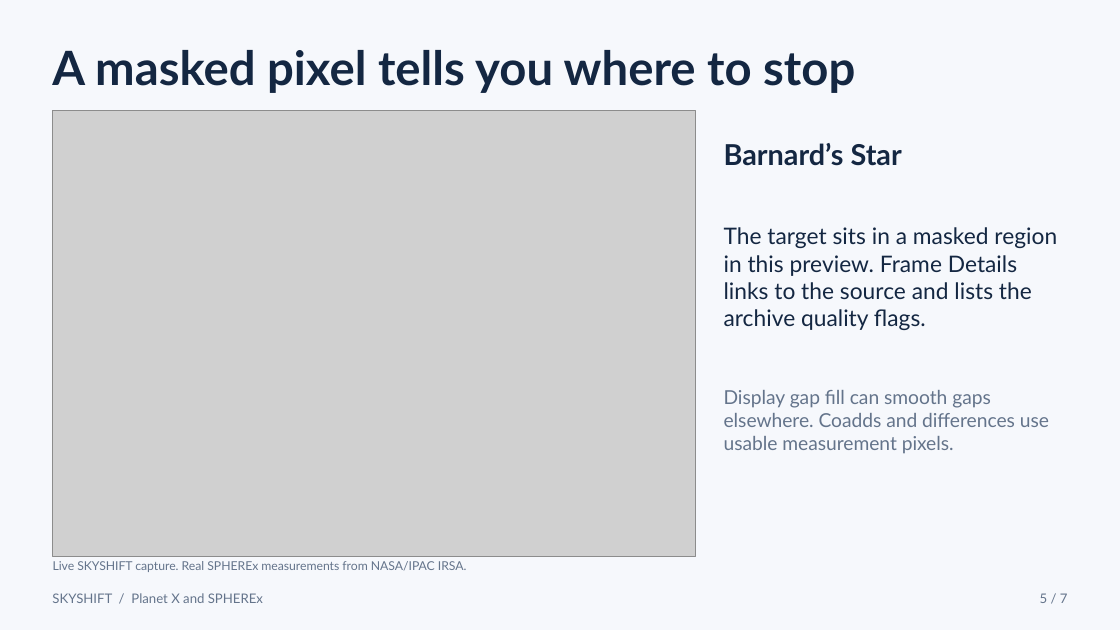
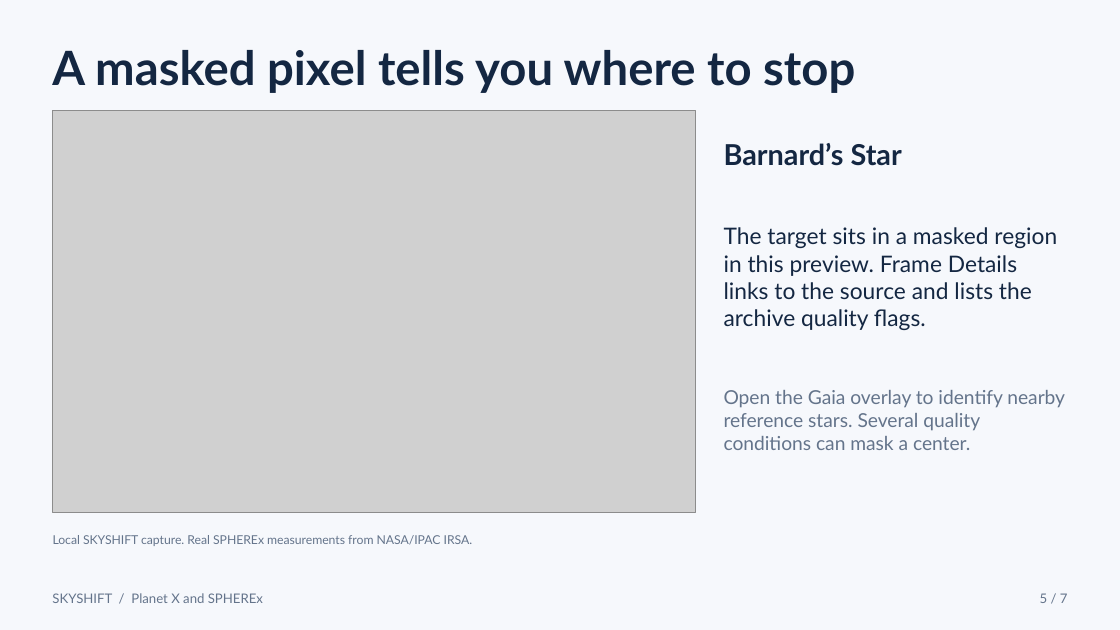
Before and after one commit to MuathYasin000/SKYSHIFT-, a slide deck: slide 5 of docs/demo/SKYSHIFT-demo.pptx. Drawn at 1120x630 pixels with LibreOffice and Linux fonts; fonts in the diff are those of the drawing; grey boxes stand for pictures. Boxes give left, top, right and bottom in pixels: in the first picture for what was removed or moved away, otherwise in the second. Text is boxed around its words. In the diff, an @@ line names an element or a change of style, - is before the commit and + after.

Commit message:
Rebuild the seven-slide demo and project screenshots

```diff
--- a/docs/demo/SKYSHIFT-demo.pptx
+++ b/docs/demo/SKYSHIFT-demo.pptx
@@ picture: place and size @@
-picture at (52,110,696,557)
+picture at (52,110,696,513)
@@ text at (724,390,1065,450): text changed @@
-Display gap fill can smooth gaps elsewhere. Coadds and differences use usable measurement pixels.
+Open the Gaia overlay to identify nearby reference stars. Several quality conditions can mask a center.
@@ text at (53,535,473,546): text changed @@
-Live SKYSHIFT capture. Real SPHEREx measurements from NASA/IPAC IRSA.
+Local SKYSHIFT capture. Real SPHEREx measurements from NASA/IPAC IRSA.
```
Also in this commit, not shown: 5 other slides changed, 7 other files.
